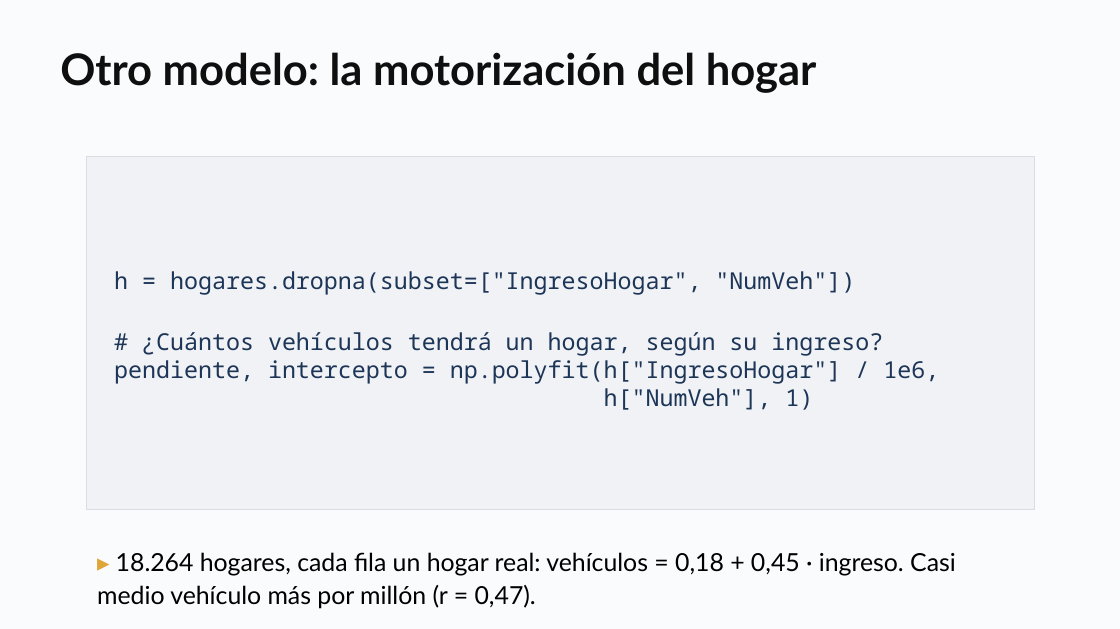
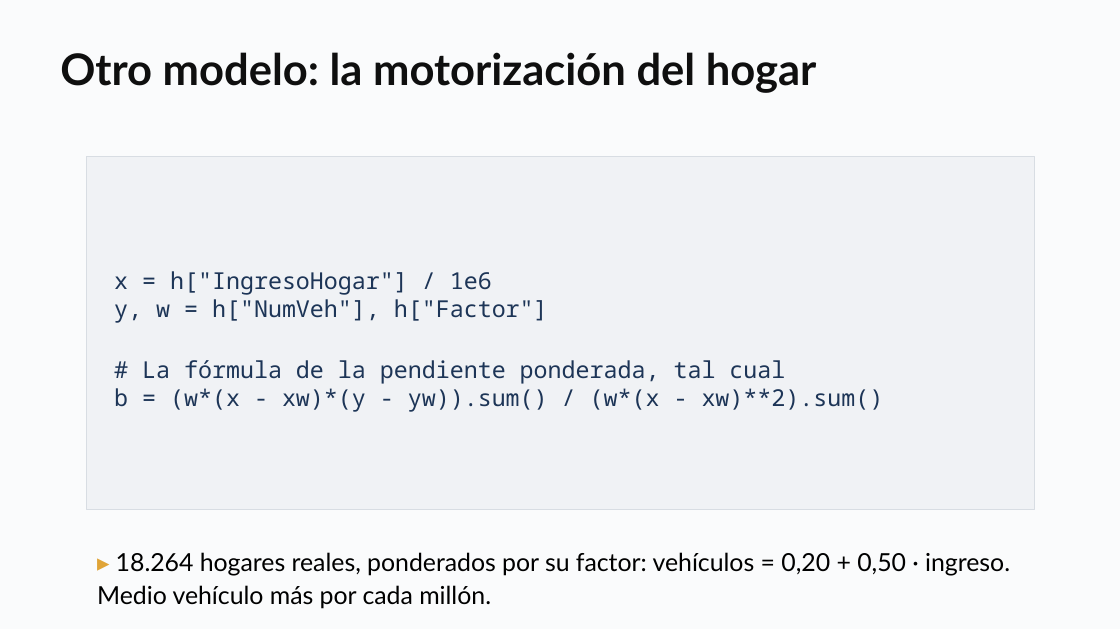
Before and after one commit to daniopitz/diplomado-cdd, a slide deck: slide 35 of presentaciones/clase03_eda_bivariado.pptx (slide 34 before the commit). Drawn at 1120x629 pixels with LibreOffice and Linux fonts; fonts in the diff are those of the drawing. Boxes give left, top, right and bottom in pixels: in the first picture for what was removed or moved away, otherwise in the second. Text is boxed around its words. In the diff, an @@ line names an element or a change of style, - is before the commit and + after.

```diff
--- a/presentaciones/clase03_eda_bivariado.pptx
+++ b/presentaciones/clase03_eda_bivariado.pptx
@@ text in rectangle at (114, 271, 884, 412): text changed @@
-h = hogares.dropna(subset=["IngresoHogar", "NumVeh"])
-# ¿Cuántos vehículos tendrá un hogar, según su ingreso?
-pendiente, intercepto = np.polyfit(h["IngresoHogar"] / 1e6,
-h["NumVeh"], 1)
+x = h["IngresoHogar"] / 1e6
+y, w = h["NumVeh"], h["Factor"]
+# La fórmula de la pendiente ponderada, tal cual
+b = (w*(x - xw)*(y - yw)).sum() / (w*(x - xw)**2).sum()
@@ text at (97, 552, 1010, 609): text changed @@
-▸ 18.264 hogares, cada fila un hogar real: vehículos = 0,18 + 0,45 · ingreso. Casi medio vehículo más por millón (r = 0,47).
+▸ 18.264 hogares reales, ponderados por su factor: vehículos = 0,20 + 0,50 · ingreso. Medio vehículo más por cada millón.
```
Also in this commit, not shown: 6 other slides changed, 2 slides added, 1 slide removed, 3 other files.
